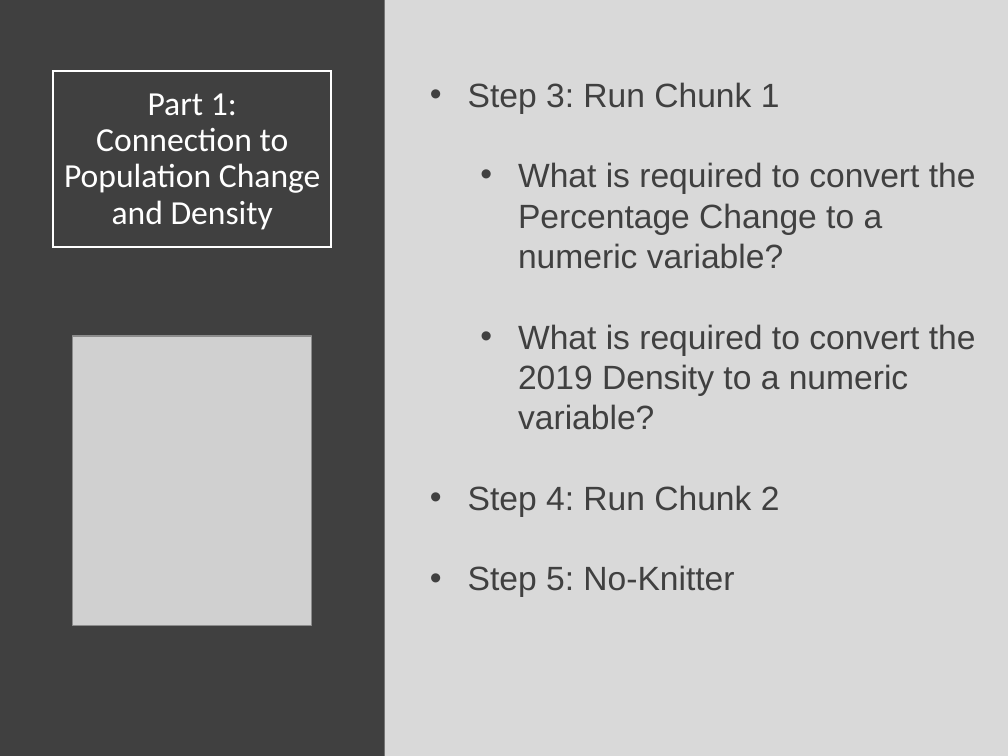
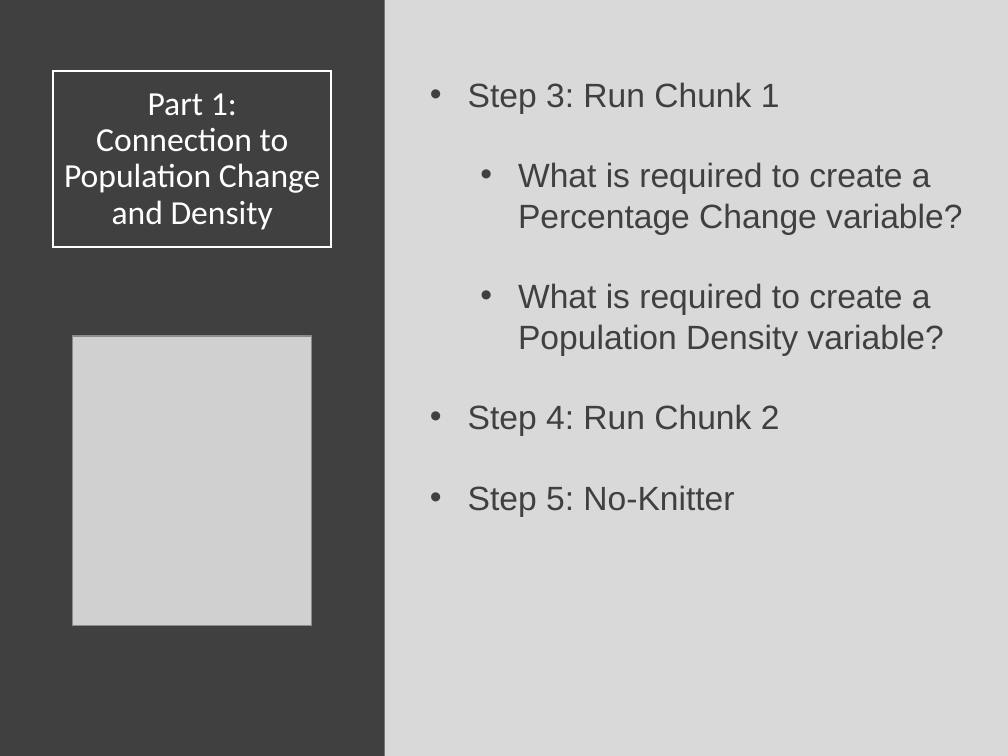
Before and after one commit to SuperMarioGiacomazzo/STOR320_WEBSITE, a slide deck: slide 5 of Lecture/Web Scraping 2/Web_Scraping_2_Lecture.pptx. Drawn at 1008x756 pixels with LibreOffice and Linux fonts; fonts in the diff are those of the drawing; grey boxes stand for pictures. Boxes give left, top, right and bottom in pixels: in the first picture for what was removed or moved away, otherwise in the second. Text is boxed around its words. In the diff, an @@ line names an element or a change of style, - is before the commit and + after.

```diff
--- a/Lecture/Web Scraping 2/Web_Scraping_2_Lecture.pptx
+++ b/Lecture/Web Scraping 2/Web_Scraping_2_Lecture.pptx
@@ text at box(518, 162, 962, 356): text changed @@
-  • What is required to convert the Percentage Change to a numeric variable?
-  • What is required to convert the 2019 Density to a numeric variable?
+  • What is required to create a Percentage Change variable?
+  • What is required to create a Population Density variable?
```
Also in this commit, not shown: 1 other slide changed, 9 other files.
